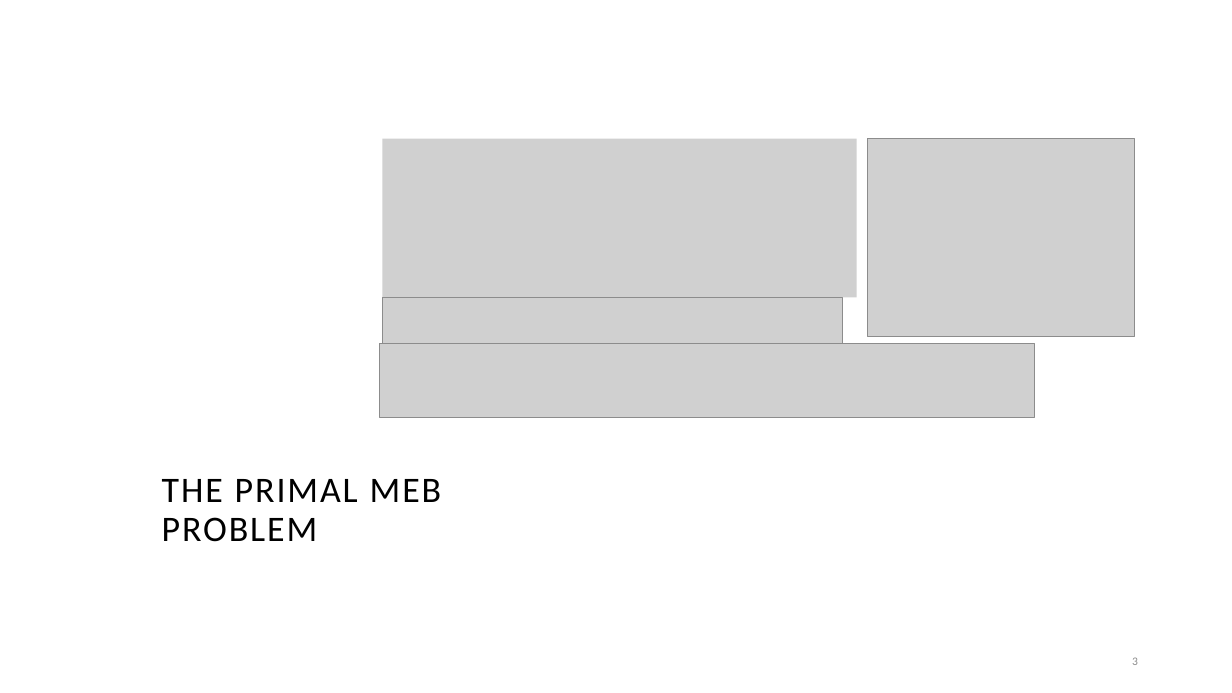
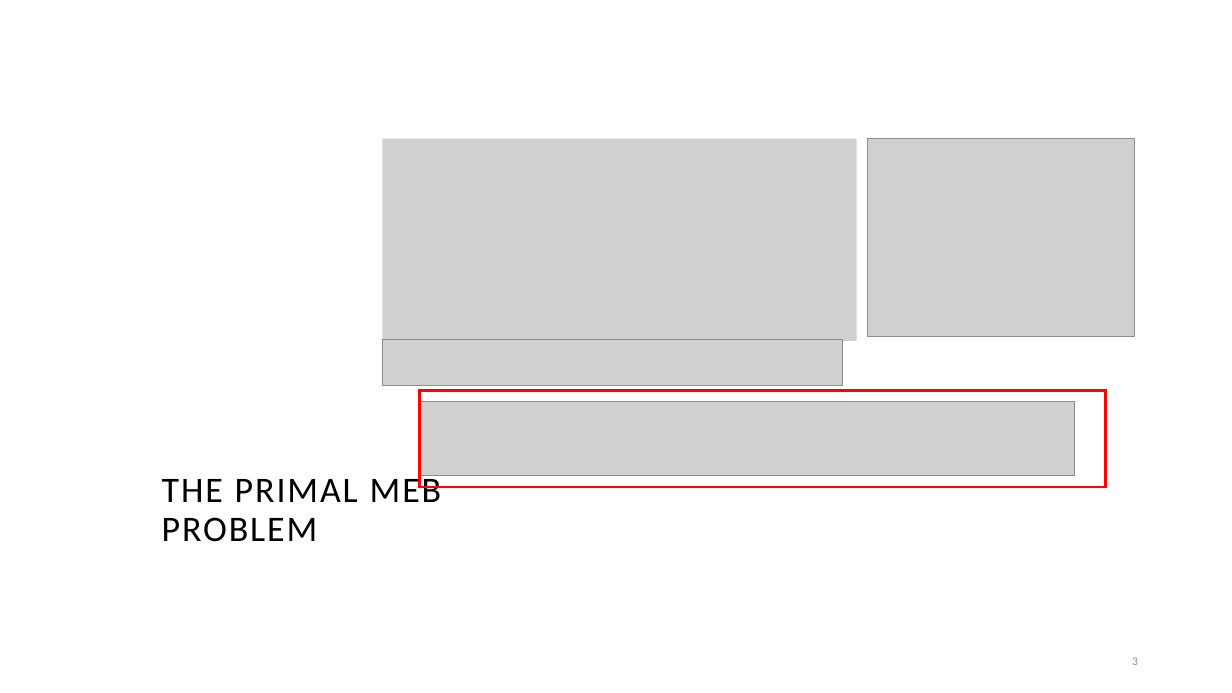
Before and after one commit to suleymanerim1/MEB_FrankWolfe_Optimization, a slide deck: slide 3 of Theory/Minimum Enclosing Ball for FW.pptx. Drawn at 1232x693 pixels with LibreOffice and Linux fonts; fonts in the diff are those of the drawing; grey boxes stand for pictures; background and template pictures are left out. Boxes give left, top, right and bottom in pixels: in the first picture for what was removed or moved away, otherwise in the second. Text is boxed around its words. In the diff, an @@ line names an element or a change of style, - is before the commit and + after.

```diff
--- a/Theory/Minimum Enclosing Ball for FW.pptx
+++ b/Theory/Minimum Enclosing Ball for FW.pptx
@@ picture resized from (x1=383, y1=139, x2=857, y2=298) to (x1=383, y1=139, x2=857, y2=341) @@
@@ picture moved from (x1=383, y1=298, x2=843, y2=344) to (x1=383, y1=339, x2=843, y2=385) @@
@@ picture moved from (x1=380, y1=344, x2=1035, y2=418) to (x1=420, y1=402, x2=1075, y2=476) @@
@@ rectangle added at (x1=420, y1=390, x2=1105, y2=487), outline #FF0000 2.25 pt @@
```
Also in this commit, not shown: 4 other slides changed, 2 slides removed.
